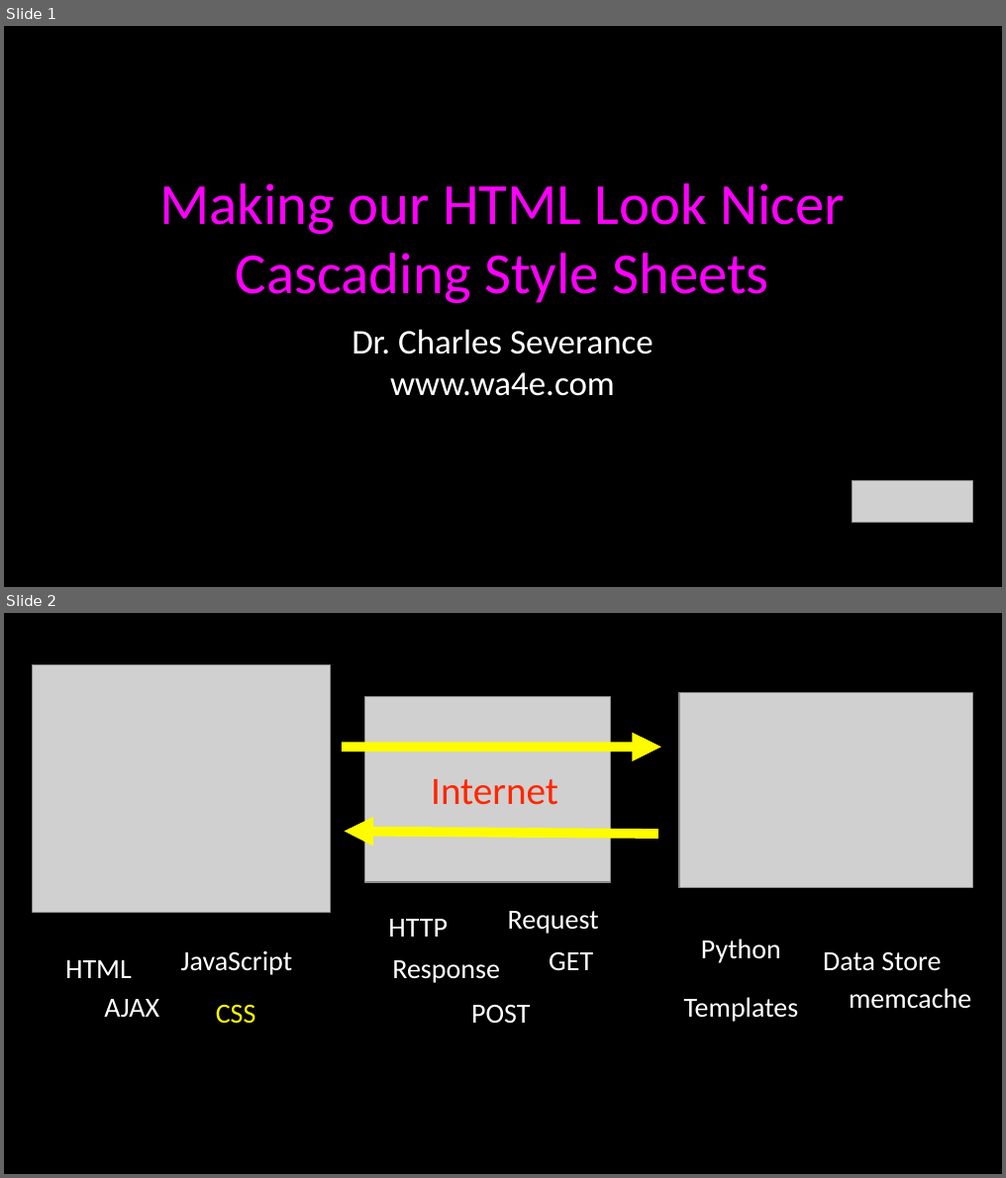
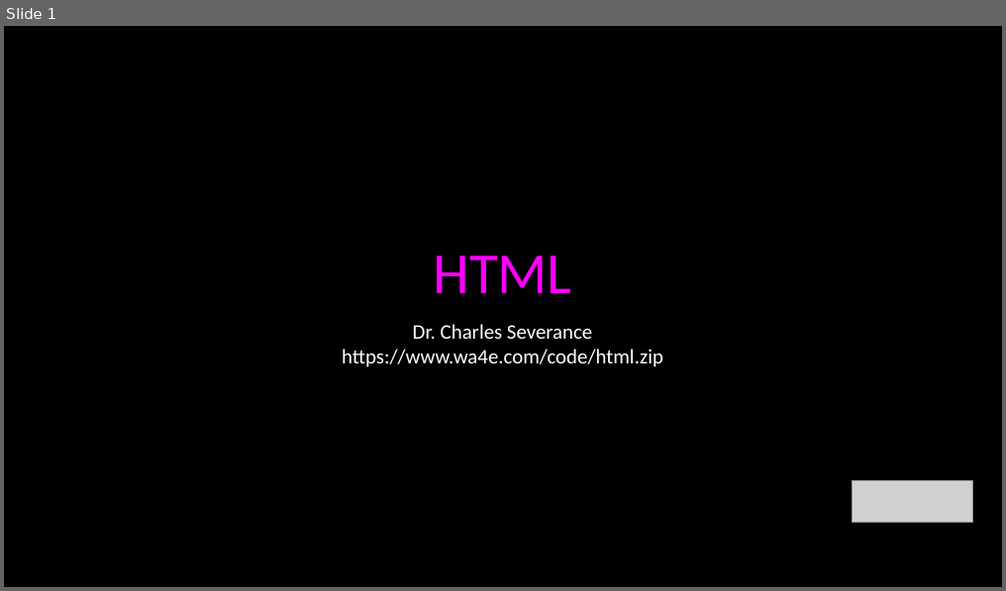
Before and after one commit to csev/wa4e, a slide deck: lectures/Web-02-CSS.ppt. Shown one above the other, each under a label of ours: slides 1 and 2 before the commit, slide 1 after it. The pictures are 1006x1178 and 1006x591 pixels, drawn with LibreOffice and Linux fonts; fonts in the diff are those of the drawing; grey boxes stand for pictures. Boxes give left, top, right and bottom in pixels: in the first picture for what was removed or moved away, otherwise in the second. Text is boxed around its words. In the diff, an @@ line names an element or a change of style, - is before the commit and + after.

```diff
--- a/lectures/Web-02-CSS.ppt
+++ b/lectures/Web-02-CSS.ppt
@@ slide 2 removed at (4,613,1002,1174), background #000000; not listed: 1 template element that a slide beside it also shows @@
@@ picture removed at (33,665,331,913) @@
@@ picture removed at (364,697,610,882) @@
@@ picture removed at (679,693,973,887) @@
@@ arrow removed from (342, 747) to (661, 747) @@
@@ text removed at (431,779,558,805) @@
-Internet
@@ arrow removed from (658, 834) to (345, 832) @@
@@ text removed at (388,919,448,937) @@
-HTTP
@@ text removed at (508,911,599,934) @@
-Request
@@ text removed at (701,939,781,963) @@
-Python
@@ text removed at (65,960,132,978) @@
-HTML
@@ text removed at (181,952,292,975) @@
-JavaScript
@@ text removed at (392,960,500,983) @@
-Response
@@ text removed at (548,953,593,971) @@
-GET
@@ text removed at (823,953,941,971) @@
-Data Store
@@ text removed at (684,997,799,1022) @@
-Templates
@@ text removed at (848,988,971,1009) @@
-memcache
@@ text removed at (104,999,159,1018) @@
-AJAX
@@ text removed at (216,1005,256,1024) @@
-CSS
@@ text removed at (471,1005,530,1023) @@
-POST
@@ slide 1 changed as well @@
@@ title at (433,256,571,293): text changed @@
-Making our HTML Look Nicer
-Cascading Style Sheets
+HTML
@@ text at (342,349,663,368): text changed; size 25 to 14.9 pt @@
-www.wa4e.com
+https://www.wa4e.com/code/html.zip
@@ text at (413,324,592,339): size 25 to 14.9 pt in "Dr. Charles Severance" @@
```
Also in this commit, not shown: 2 other slides changed, 27 slides added, 31 other slides removed, 3 other files.
